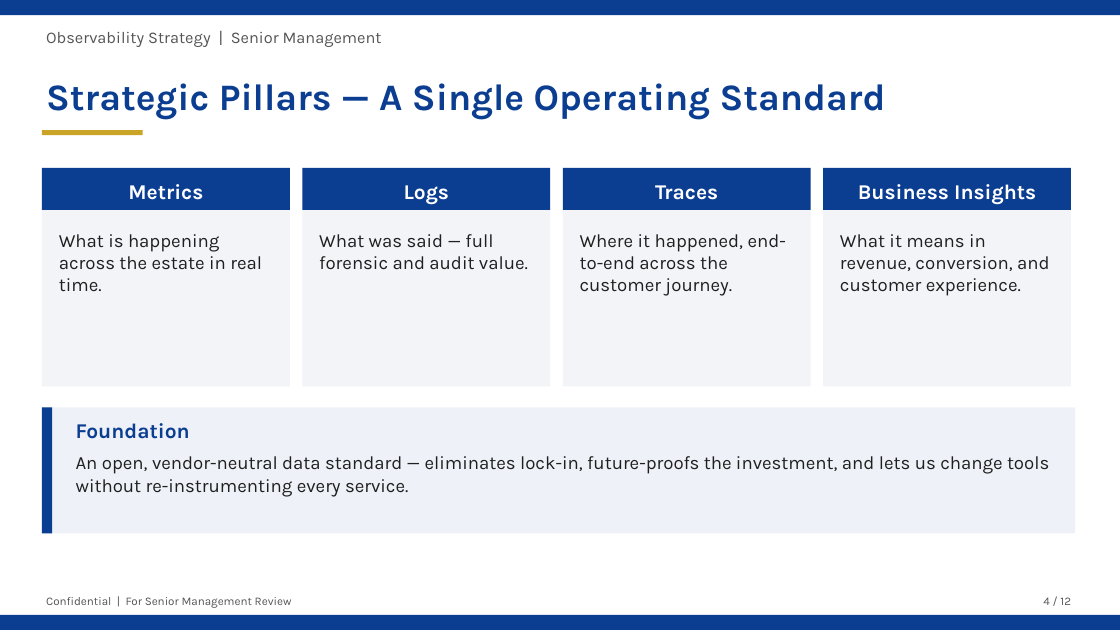
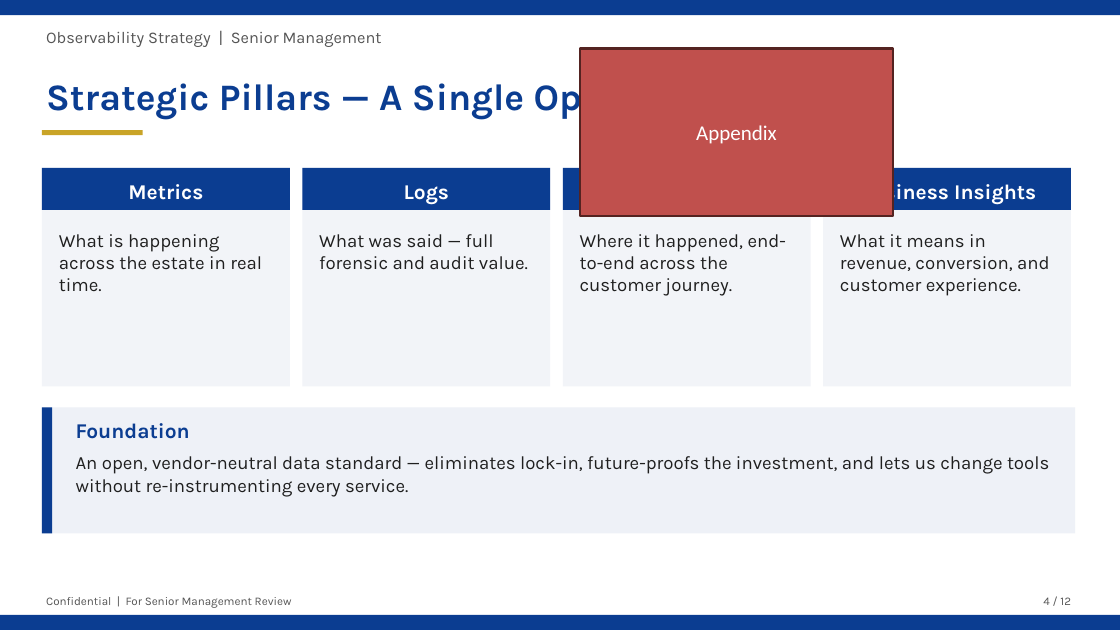
Before and after one commit to anurag-thakur-xceedance/Observability, a slide deck: slide 4 of Presentation/Observability_Strategy_Presentation.pptx. Drawn at 1120x630 pixels with LibreOffice and Linux fonts; fonts in the diff are those of the drawing. Boxes give left, top, right and bottom in pixels: in the first picture for what was removed or moved away, otherwise in the second. Text is boxed around its words. In the diff, an @@ line names an element or a change of style, - is before the commit and + after.

```diff
--- a/Presentation/Observability_Strategy_Presentation.pptx
+++ b/Presentation/Observability_Strategy_Presentation.pptx
@@ rectangle added at (580,49,893,217), fill #C0504D, outline #542322 2 pt, 18 pt, text #FFFFFF @@
+Appendix
@@ text removed at (655,185,718,200) @@
-Traces
```
Also in this commit, not shown: 10 other slides changed.
